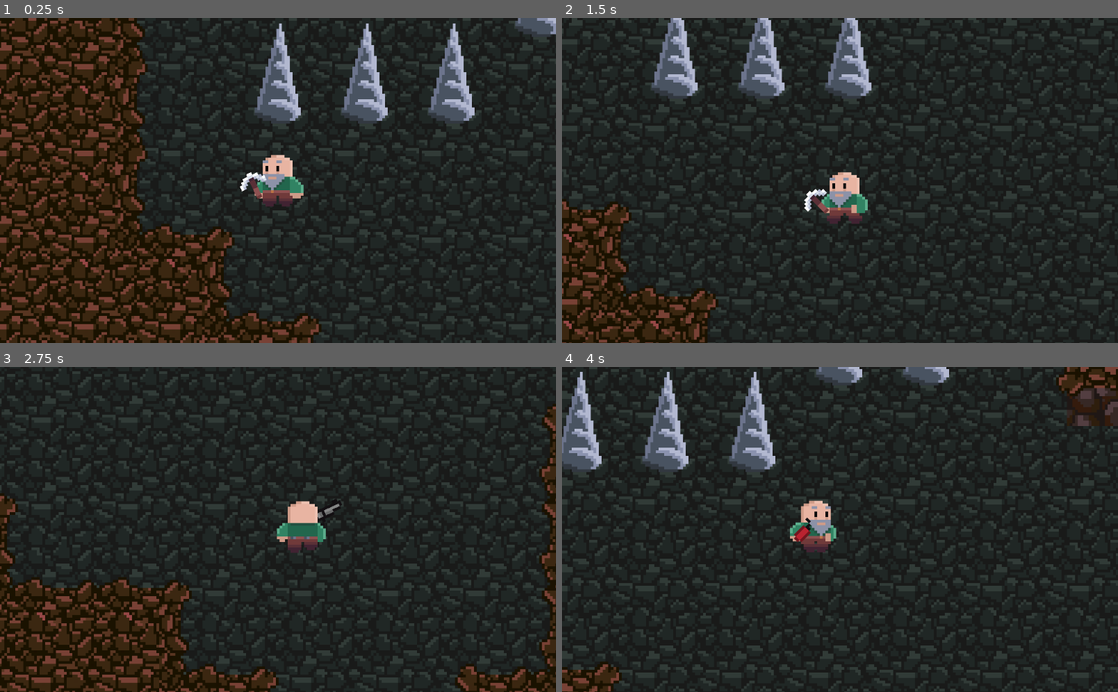
Above: before the commit, frames 1-4 (two rows, left to right).
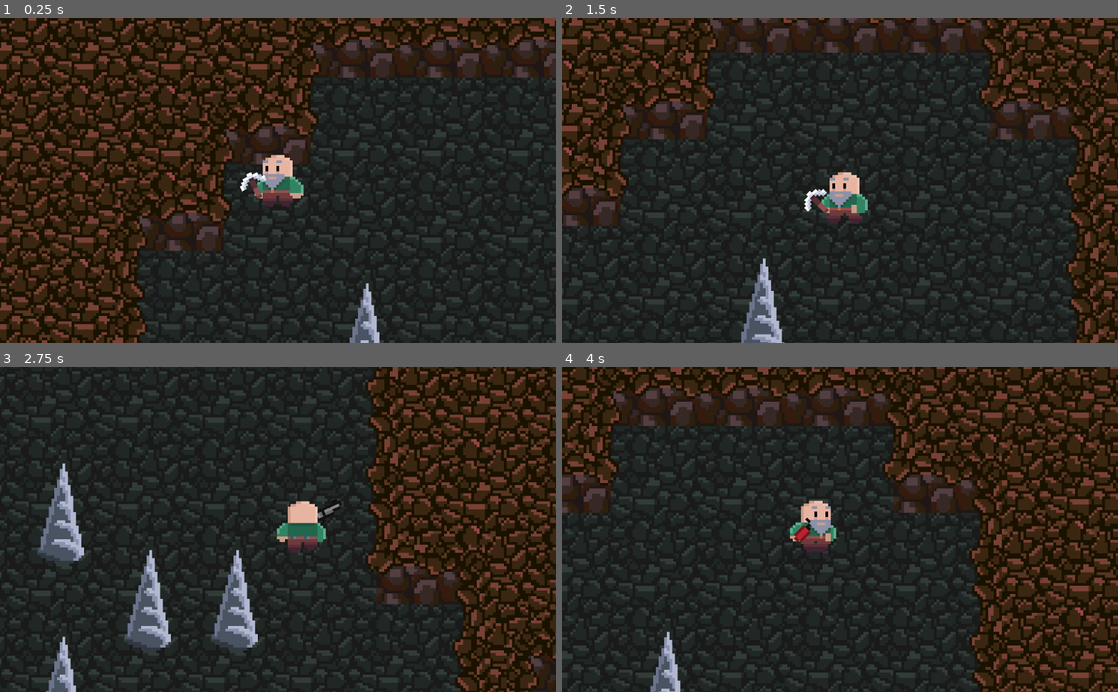
Above: after the commit, the same moments.

Repository: AyUpItsAli/Gunthers-Grotto-Coursework
Game: Godot game, scene res://World/Level/Level.tscn
Same seed, same stepped clock (60 frames per second), same inputs: the game is played once before the commit and once after it.
Inputs (mouse positions are in pixels of both pictures, inside the frame that each line leads up to):
- Up to frame 1 (0.25 s): no input
- Up to frame 2 (1.5 s): tap Enter at 0.5 s; move the mouse to (962, 164) at 0.52 s; hold D (move_right) 0.53-1.28 s; hold 3 (equip_dynamite) 0.53-1.28 s; move the mouse to (728, 196) at 1.27 s; hold S (move_down) from 1.28 s (still down); tap 1 (equip_pickaxe) at 1.35 s
- Up to frame 3 (2.75 s): move the mouse to (333, 458) at 2.02 s; release S (move_down) at 2.03 s; hold D (move_right) from 2.03 s (still down); hold 2 (equip_revolver) from 2.03 s (still down)
- Up to frame 4 (4 s): move the mouse to (812, 594) at 2.77 s; release D (move_right) at 2.78 s; release 2 (equip_revolver) at 2.78 s; hold W (move_up) 2.78-3.53 s; click (812, 594) at 2.85 s; move the mouse to (1006, 578) at 3.52 s; hold A (move_left) from 3.53 s (still down); hold 3 (equip_dynamite) from 3.53 s (still down)

The runs differ from the first frame. In frame 1, 32% of the frame differs, in the area x 20-100%, y 0-100%; in frame 2, 35%; in frame 3, 40%; in frame 4, 42%, in the area x 0-100%, y 0-100%.

Commit message:
Rock Hermit spawning
- There is now a configurable chance that a stalagmite cluster contains rock hermit enemies instead of stalagmites.

Diff:
--- a/World/Level/Objects.gd
+++ b/World/Level/Objects.gd
@@ -3,12 +3,14 @@
 # Objects
 const STALAGMITE = preload("res://World/Objects/Stalagmite.tscn")
 const PLAYER = preload("res://Actors/Player/Player.tscn")
+const ROCK_HERMIT = preload("res://Actors/Enemies/RockHermit.tscn")
 
 # Node references
 onready var rock_layer = get_parent().get_node("RockLayer")
 
 # Constants
 const CLUSTER_CHANCE = 40 # Chance to spawn each stalagmite in the cluster
+const HERMIT_CHANCE = 50 # Chance for a cluster to contain rock hermits instead
 
 var occupied_tiles = [] # List of tile coordinates occupied by an object
 
@@ -49,10 +51,22 @@
 	occupied_tiles.append(tile_pos)
 	add_child(stalagmite)
 
+# Spawns a rock hermit enemy at the given tile coordinates
+func spawn_rock_hermit(tile_pos: Vector2):
+	if not is_unoccupied(tile_pos): return
+
+	var rock_hermit = ROCK_HERMIT.instance()
+	rock_hermit.position = tile_pos_to_world_pos(tile_pos)
+	occupied_tiles.append(tile_pos)
+	add_child(rock_hermit)
+
 # Spawns a stalagmite and a cluster of other stalagmites around it
 func spawn_stalagmite_cluster():
+	var hermit_cluster = GameManager.percent_chance(HERMIT_CHANCE)
+
 	var origin_pos = get_random_unoccupied_tile_pos()
-	spawn_stalagmite(origin_pos)
+	if hermit_cluster: spawn_rock_hermit(origin_pos)
+	else: spawn_stalagmite(origin_pos)
 
 	for i in range(-1, 2, 1):
 		for j in range(-1, 2, 1):
@@ -60,7 +74,8 @@
 				var tile_pos = Vector2(origin_pos.x+i, origin_pos.y+j)
 				var do_spawn = GameManager.percent_chance(CLUSTER_CHANCE)
 				if is_unoccupied(tile_pos) and do_spawn:
-					spawn_stalagmite(tile_pos)
+					if hermit_cluster: spawn_rock_hermit(tile_pos)
+					else: spawn_stalagmite(tile_pos)
 
 # Spawns a number of stalagmite clusters into the world
 func spawn_stalagmites():
